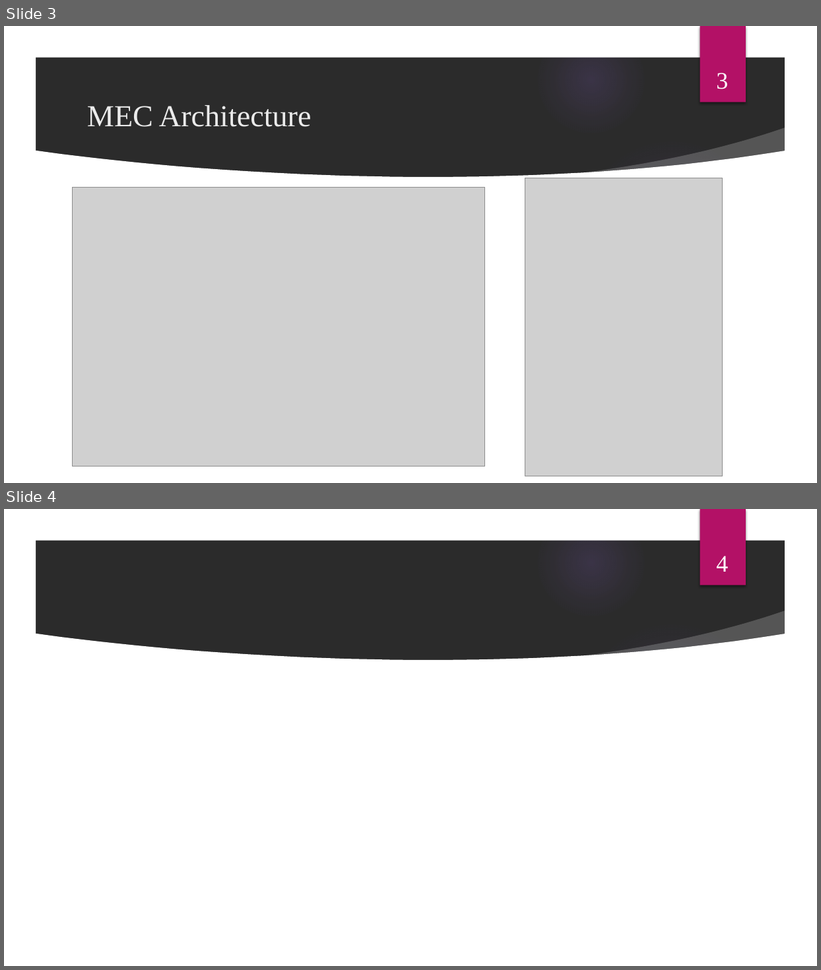
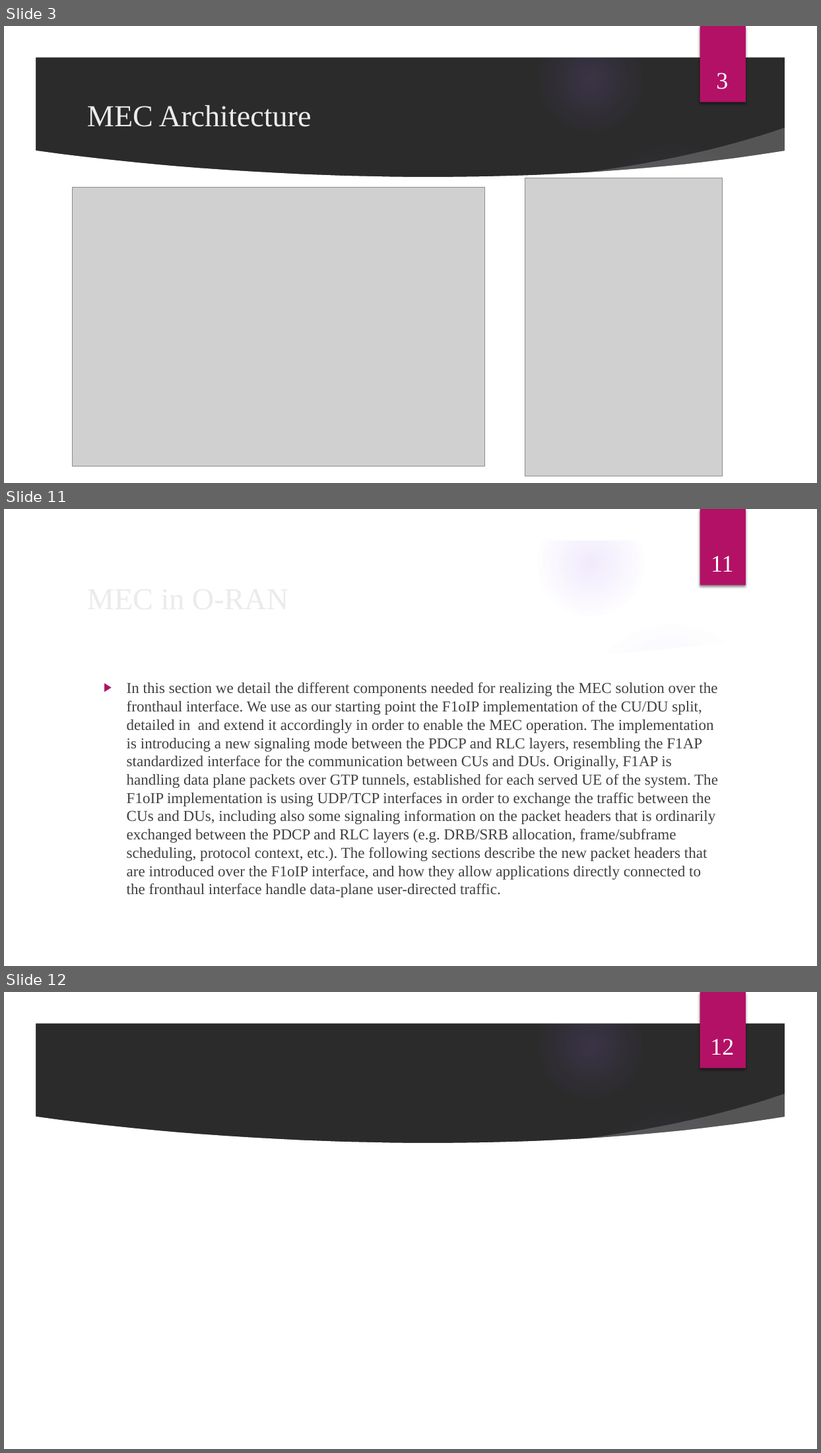
Before and after one commit to mkm1992/phd-project, a slide deck: MEC.pptx. Shown one above the other, each under a label of ours: slides 3 and 4 before the commit, slides 3, 11 and 12 after it; the slides between them are not shown. The pictures are 821x970 and 821x1453 pixels, drawn with LibreOffice and Linux fonts; fonts in the diff are those of the drawing; grey boxes stand for pictures; background and template pictures are left out; a plain dark background stands for a picture behind light text. Boxes give left, top, right and bottom in pixels: in the first picture for what was removed or moved away, otherwise in the second. Text is boxed around its words. In the diff, an @@ line names an element or a change of style, - is before the commit and + after.

Commit message:
ppt

```diff
--- a/MEC.pptx
+++ b/MEC.pptx
@@ slide 11 added at bbox=[4, 509, 817, 966], background picture (left out); not listed: 9 template elements that a slide beside it also shows @@
@@ page number added at bbox=[711, 556, 734, 572], 28 pt, text #FFFFFF @@
+11
@@ text added at bbox=[127, 682, 718, 898], 18 pt, text #404040 @@
+▶ In this section we detail the different components needed for realizing the MEC solution over the fronthaul interface. We use as our starting point the F1oIP implementation of the CU/DU split, detailed in and extend it accordingly in order to enable the MEC operation. The implementation is introducing a new signaling mode between the PDCP and RLC layers, resembling the F1AP standardized interface for the communication between CUs and DUs. Originally, F1AP is handling data plane packets over GTP tunnels, established for each served UE of the system. The F1oIP implementation is using UDP/TCP interfaces in order to exchange the traffic between the CUs and DUs, including also some signaling information on the packet headers that is ordinarily exchanged between the PDCP and RLC layers (e.g. DRB/SRB allocation, frame/subframe scheduling, protocol context, etc.). The following sections describe the new packet headers that are introduced over the F1oIP interface, and how they allow applications directly connected to the fronthaul interface handle data-plane user-directed traffic.
@@ title added at bbox=[178, 683, 612, 730], 36 pt, text #EBEBEB @@
+MEC in O-RAN
@@ what was slide 4 is now slide 12 @@
@@ page number at bbox=[710, 1039, 734, 1055]: text changed @@
-4
+12
```
Also in this commit, not shown: 7 other slides added.
